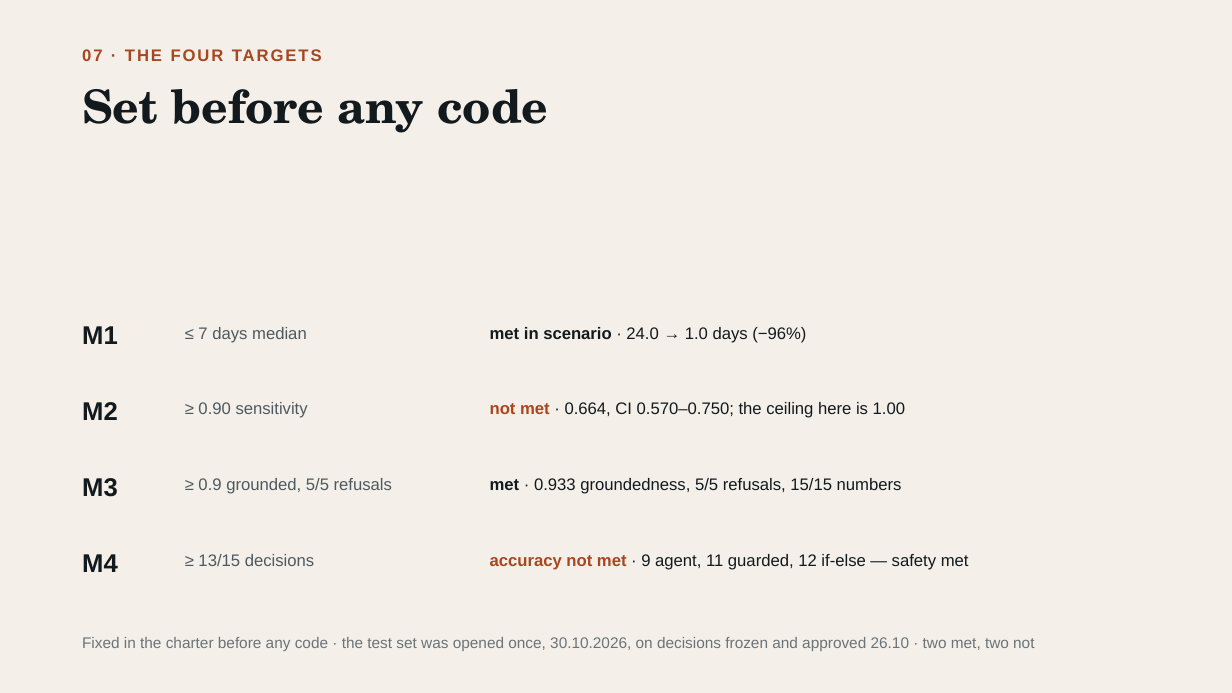
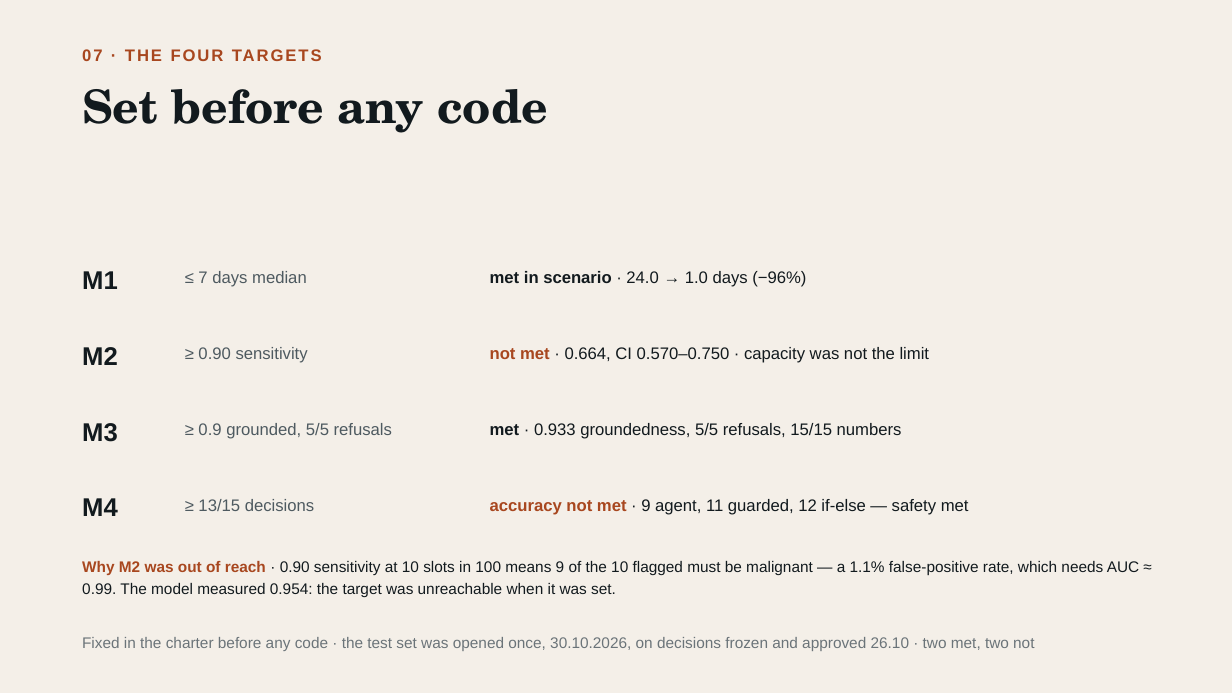
Before and after one commit to IfatDav/skin-lesion-assistant, a slide deck: slide 7 of Presentation/Skin Lesion Triage.pptx. Drawn at 1232x693 pixels with LibreOffice and Linux fonts; fonts in the diff are those of the drawing. Boxes give left, top, right and bottom in pixels: in the first picture for what was removed or moved away, otherwise in the second. Text is boxed around its words. In the diff, an @@ line names an element or a change of style, - is before the commit and + after.

```diff
--- a/Presentation/Skin Lesion Triage.pptx
+++ b/Presentation/Skin Lesion Triage.pptx
@@ 11 texts: place and size @@
-11 texts at (82,326,969,572)
+11 texts at (82,271,969,516)
@@ text at (490,347,930,363): text changed @@
-not met · 0.664, CI 0.570–0.750; the ceiling here is 1.00
+not met · 0.664, CI 0.570–0.750 · capacity was not the limit
@@ text added at (82,561,1139,597), 12 pt, text #121A1E @@
+Why M2 was out of reach · 0.90 sensitivity at 10 slots in 100 means 9 of the 10 flagged must be malignant — a 1.1% false-positive rate, which needs AUC ≈ 0.99. The model measured 0.954: the target was unreachable when it was set.
```
